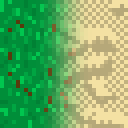
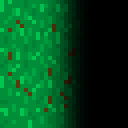
Layers edited between the first and the second 128x128 image:
added layer "Layer 2" above "Layer 5 copy 6" over left=40, top=0, right=128, bottom=128
hid "Layer 5 copy 6" over left=40, top=0, right=128, bottom=128
